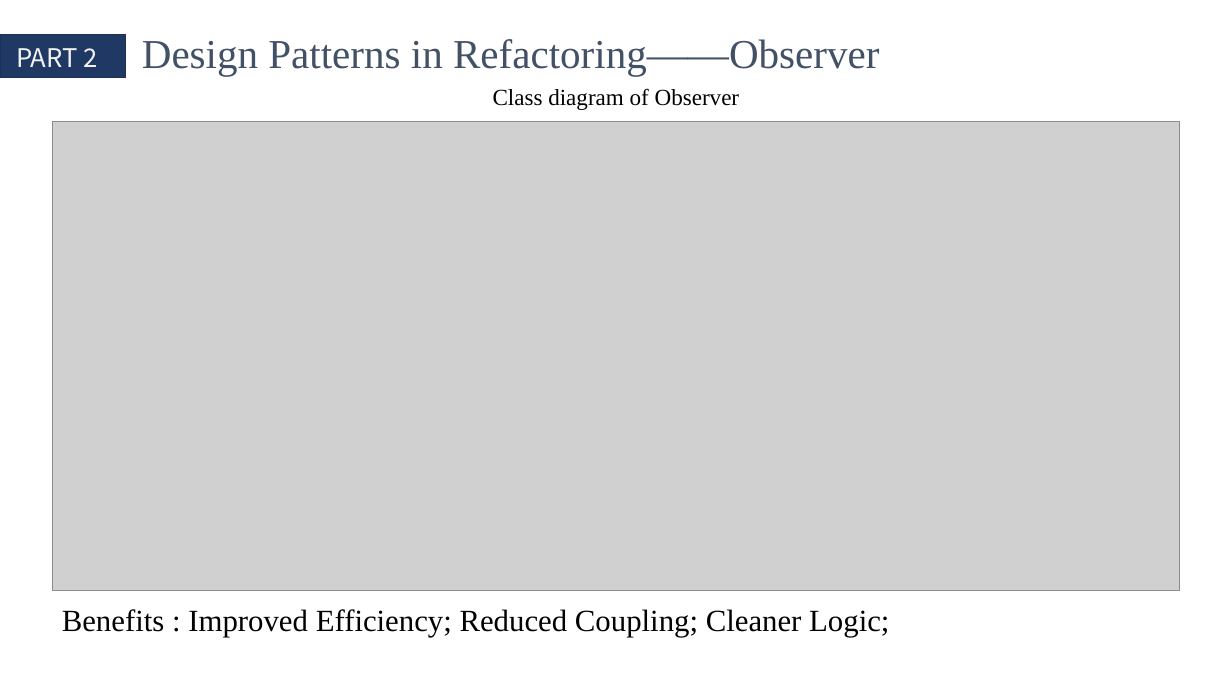
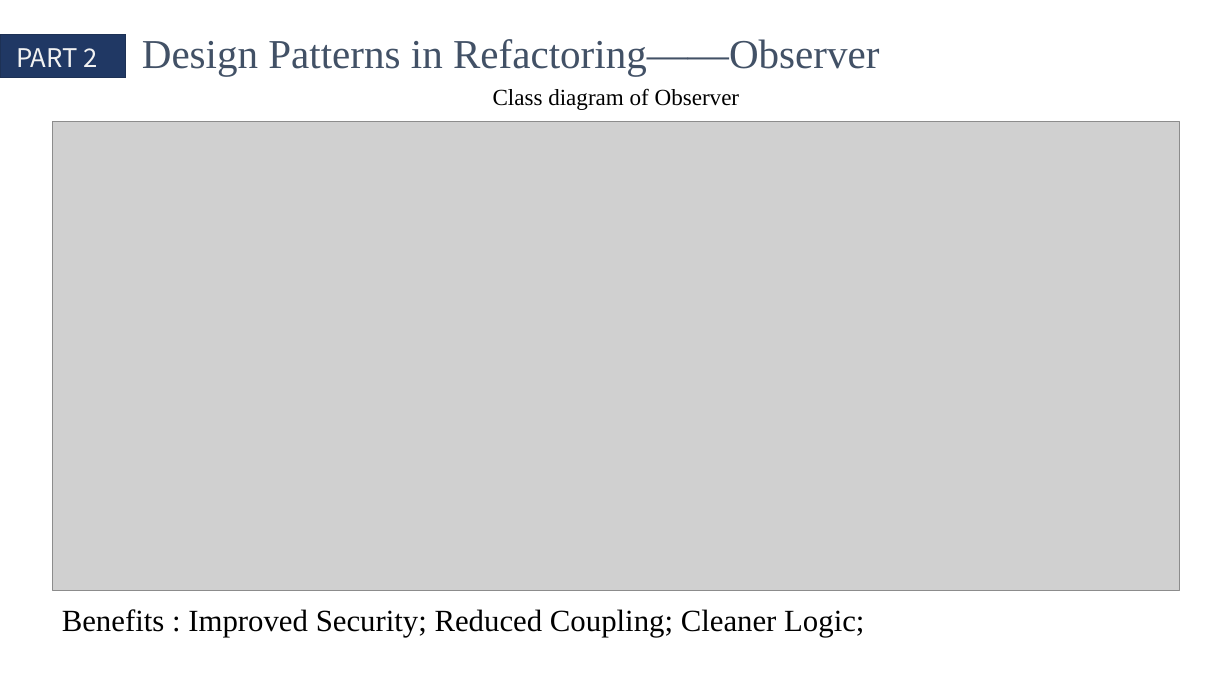
Before and after one commit to QinCheng0928/Cocos2d, a slide deck: slide 8 of 文档/DesignPattern.pptx (slide 12 before the commit). Drawn at 1232x693 pixels with LibreOffice and Linux fonts; fonts in the diff are those of the drawing; grey boxes stand for pictures. Boxes give left, top, right and bottom in pixels: in the first picture for what was removed or moved away, otherwise in the second. Text is boxed around its words. In the diff, an @@ line names an element or a change of style, - is before the commit and + after.

```diff
--- a/文档/DesignPattern.pptx
+++ b/文档/DesignPattern.pptx
@@ text at <box>62,609,864,637</box>: text changed @@
-Benefits : Improved Efficiency; Reduced Coupling; Cleaner Logic;
+Benefits : Improved Security; Reduced Coupling; Cleaner Logic;
```
Also in this commit, not shown: 6 other slides changed.
